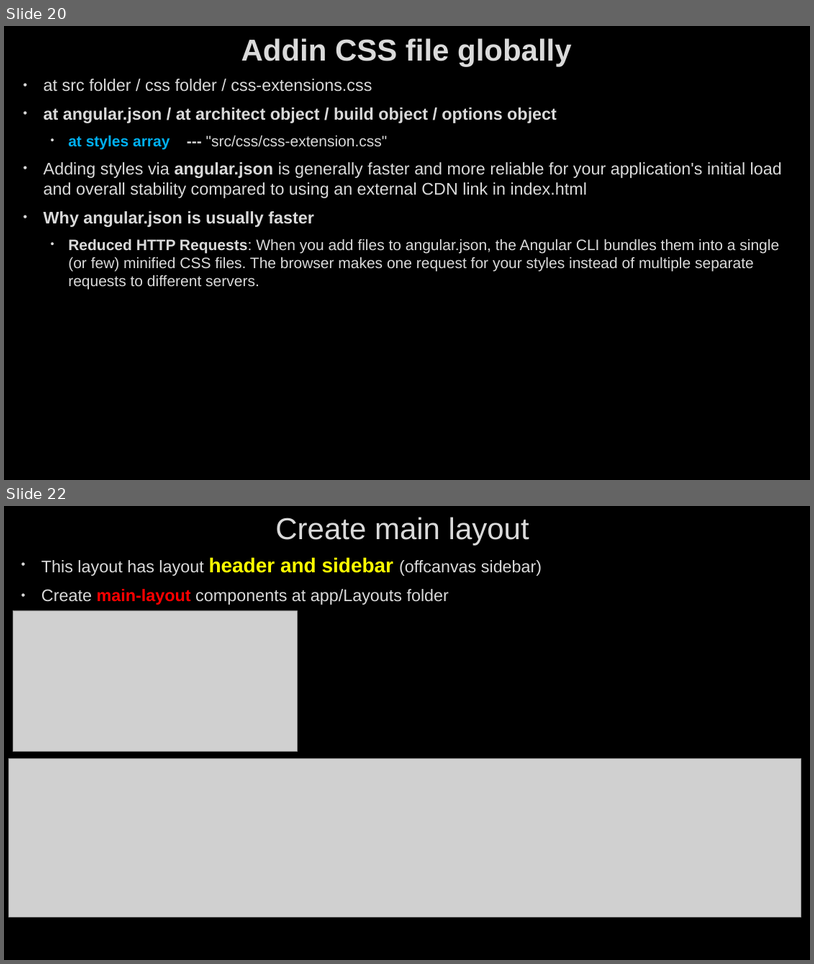
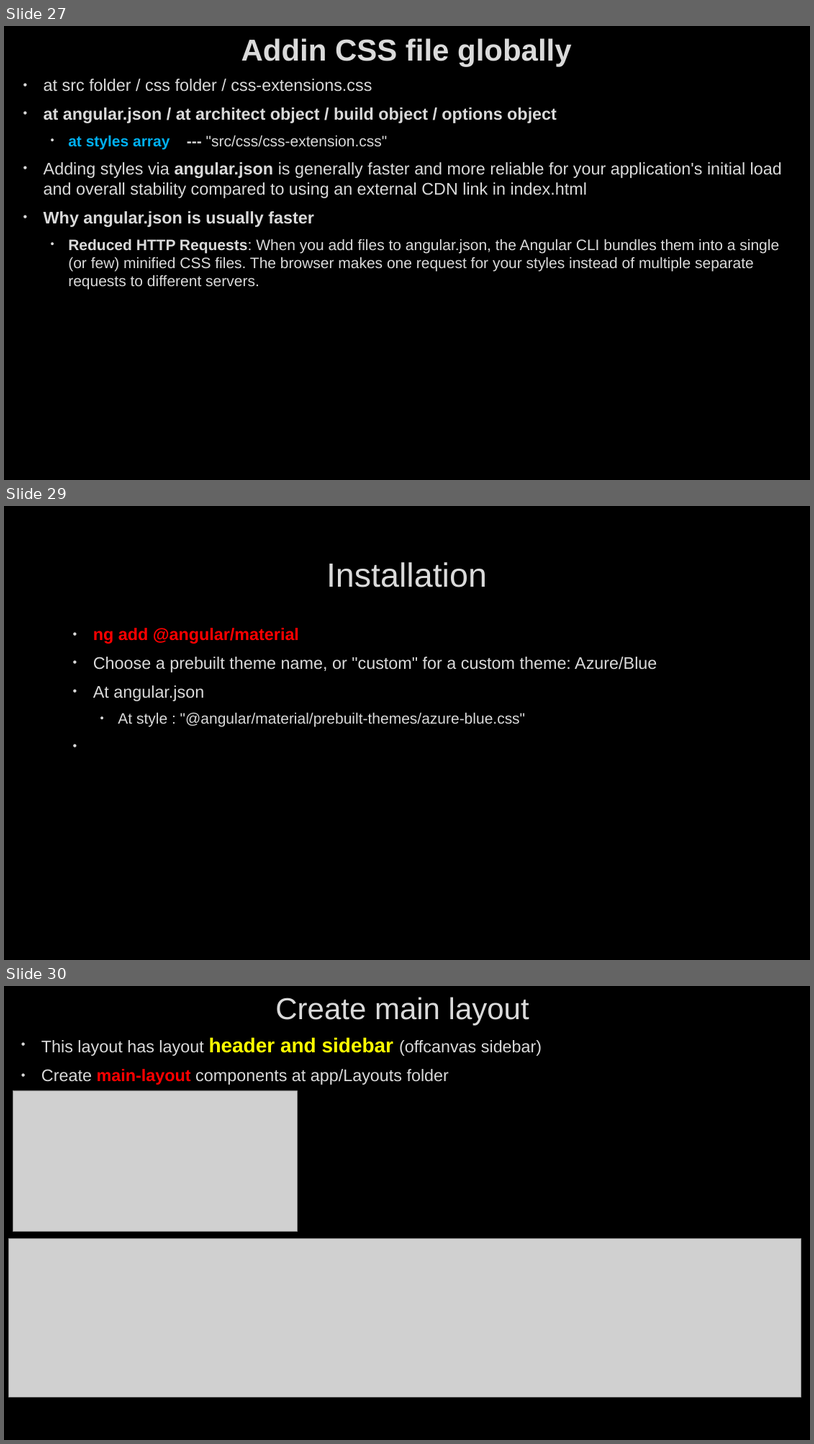
Before and after one commit to AhmedMohamedSamir1/Summary, a slide deck: Angular & type script/Angular.pptx. Shown one above the other, each under a label of ours: slides 20 and 22 before the commit, slides 27, 29 and 30 after it; the slides between them are not shown. The pictures are 814x964 and 814x1444 pixels, drawn with LibreOffice and Linux fonts; fonts in the diff are those of the drawing; grey boxes stand for pictures; background and template pictures are left out. Boxes give left, top, right and bottom in pixels: in the first picture for what was removed or moved away, otherwise in the second. Text is boxed around its words. In the diff, an @@ line names an element or a change of style, - is before the commit and + after.

```diff
--- a/Angular & type script/Angular.pptx
+++ b/Angular & type script/Angular.pptx
@@ slide 29 added at [4,506,810,960], background picture (left out) @@
@@ title added at [327,562,487,587], 40 pt, text #DADADA @@
+Installation
@@ text added at [93,628,657,727], 20 pt, text #DADADA @@
+• ng add @angular/material
+• Choose a prebuilt theme name, or "custom" for a custom theme: Azure/Blue
+• At angular.json
+  • At style : "@angular/material/prebuilt-themes/azure-blue.css"
@@ what was slide 20 is now slide 27 @@
@@ what was slide 22 is now slide 30 @@
```
Also in this commit, not shown: 4 slides changed, 8 other slides added, 5 other files.
